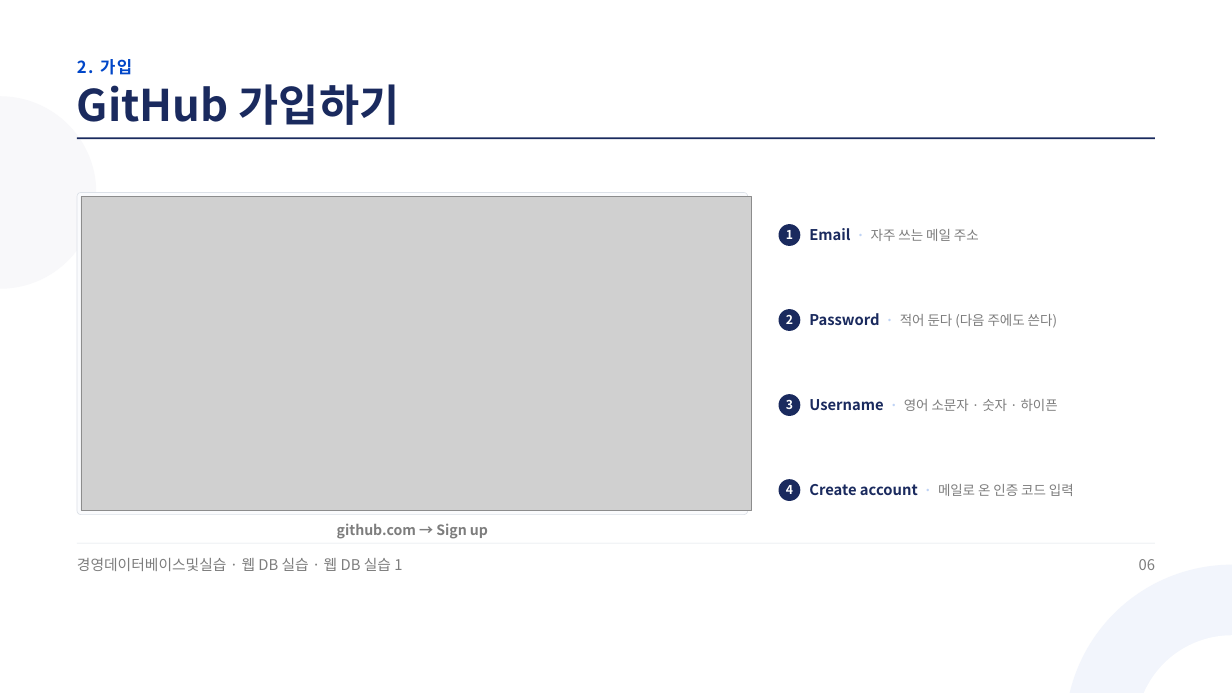
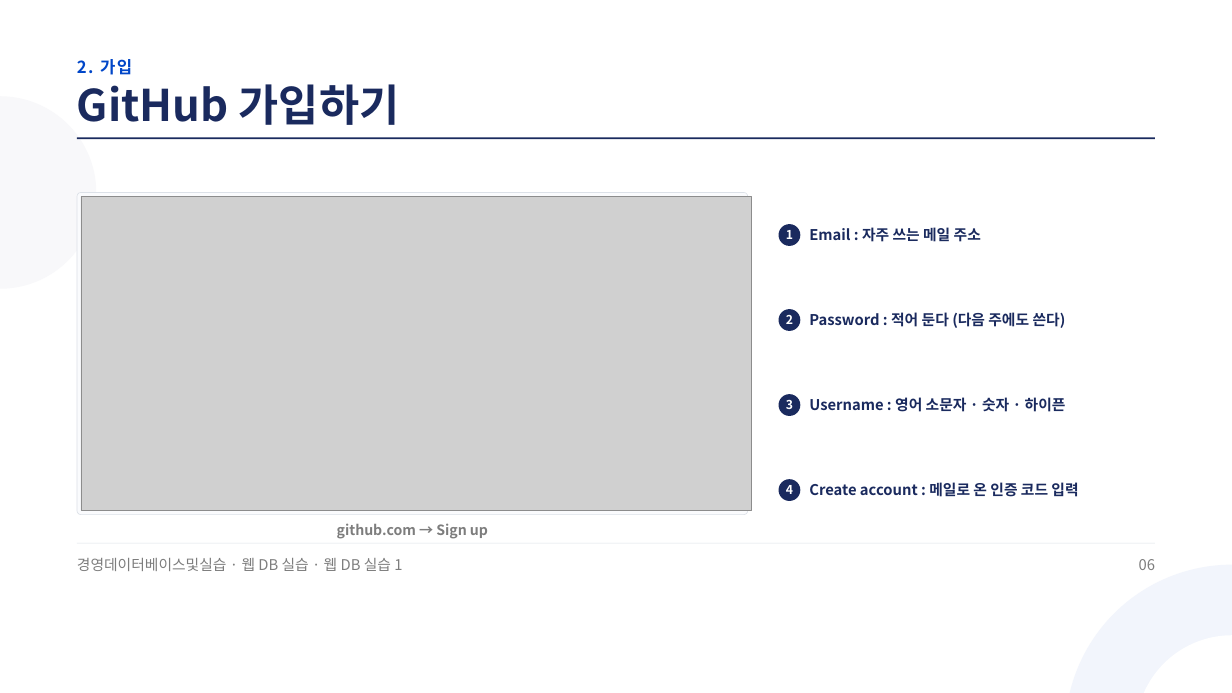
Before and after one commit to jungaistar/materials, a slide deck: slide 6 of koreatech-db/webdb/웹DB실습1_GitHub에_내_쇼핑몰_올리기.pptx. Drawn at 1232x693 pixels with LibreOffice and Linux fonts; fonts in the diff are those of the drawing; grey boxes stand for pictures. Boxes give left, top, right and bottom in pixels: in the first picture for what was removed or moved away, otherwise in the second. Text is boxed around its words. In the diff, an @@ line names an element or a change of style, - is before the commit and + after.

```diff
--- a/koreatech-db/webdb/웹DB실습1_GitHub에_내_쇼핑몰_올리기.pptx
+++ b/koreatech-db/webdb/웹DB실습1_GitHub에_내_쇼핑몰_올리기.pptx
@@ text at (809, 227, 981, 242): text changed; size 15.8 to 17.2 pt; text colour #7D7D7D to #1A2A5E; bold on @@
-Email · 자주 쓰는 메일 주소
+Email : 자주 쓰는 메일 주소
@@ text at (809, 312, 1066, 328): text changed; size 15.8 to 17.2 pt; text colour #7D7D7D to #1A2A5E; bold on @@
-Password · 적어 둔다 (다음 주에도 쓴다)
+Password : 적어 둔다 (다음 주에도 쓴다)
@@ text at (809, 397, 1066, 412): text changed; size 15.8 to 17.2 pt; text colour #7D7D7D to #1A2A5E; bold on @@
-Username · 영어 소문자 · 숫자 · 하이픈
+Username : 영어 소문자 · 숫자 · 하이픈
@@ text at (809, 482, 1078, 497): text changed @@
-Create account · 메일로 온 인증 코드 입력
+Create account : 메일로 온 인증 코드 입력
```
Also in this commit, not shown: 29 other slides changed, 1 slide removed.
